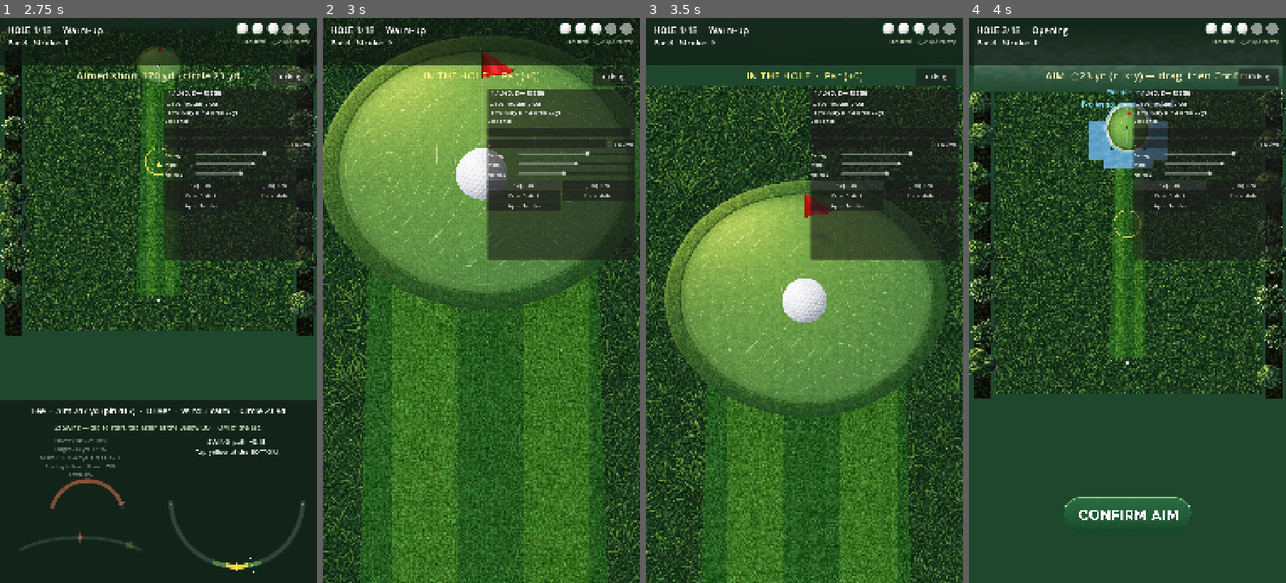
Above: before the commit, frames 1-4 (left to right).
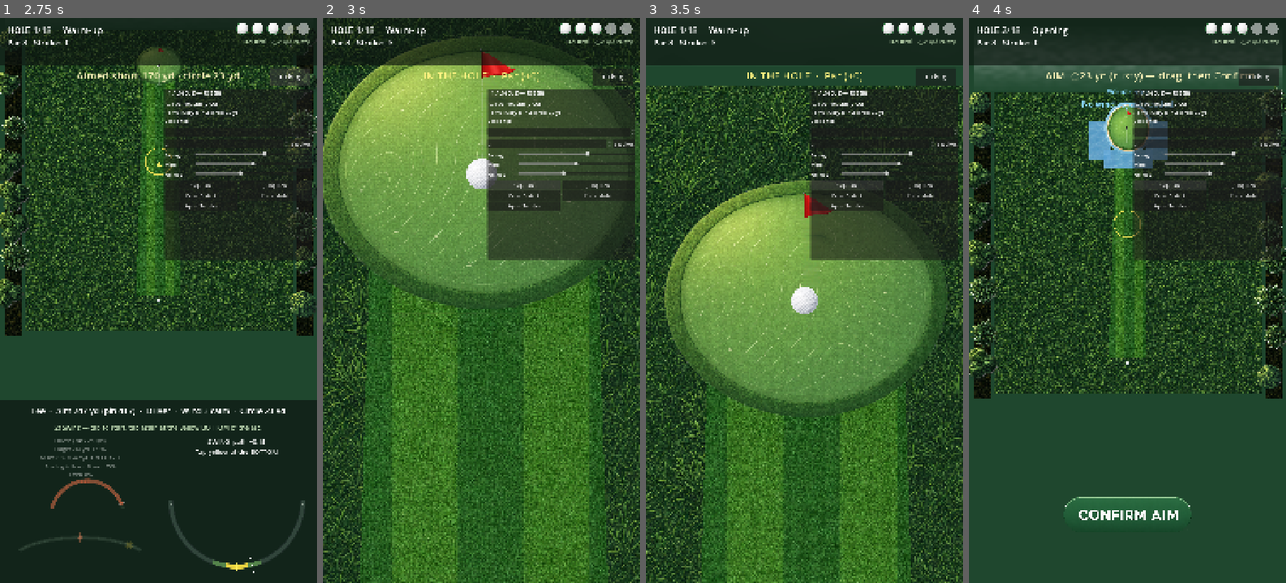
Above: after the commit, the same moments.

Repository: mendvibe-app/parorbetter
Game: Godot game, scene res://scenes/main.tscn
Same seed, same stepped clock (60 frames per second), same inputs: the game is played once before the commit and once after it.
Inputs (mouse positions are in pixels of both pictures, inside the frame that each line leads up to):
- Up to frame 1 (2.75 s): click (158, 515) at 0.5 s; tap Enter at 1.25 s; move the mouse to (228, 272) at 1.27 s; hold Right 1.28-2 s; hold Space (confirm_shot) 1.28-2 s; click (228, 272) at 1.42 s; click "Debug" at 2 s
- Up to frame 2 (3 s): click "Skip Hole" at 2.75 s
- Up to frame 3 (3.5 s): no input
- Up to frame 4 (4 s): click "Skip Hole" at 3.5 s

Frame 1 is identical in both runs. In frame 2, 0.7% of the frame differs, in the area x 42-58%, y 23-33%; in frame 3, 0.6%; in frame 4, nothing differs.

Commit message:
Keep ball world size constant on the green.
Putt zoom already magnifies the ball; the larger green radius was
stacking on top and made it look huge in close-ups.

Co-authored-by: mendvibe-app <mendvibe-app@users.noreply.github.com>

Diff:
--- a/scripts/ball/ball.gd
+++ b/scripts/ball/ball.gd
@@ -46,7 +46,6 @@
 
 
 const BALL_R := 9.0
-const BALL_R_GREEN := 15.0
 const TRAIL_TEX := preload("res://assets/ball/ball_trail.png")
 
 var _ball_scale: float = 1.0
@@ -196,22 +195,21 @@
 
 
 func _apply_lie_visual() -> void:
-	## Larger ball on green so putt close-ups stay readable.
-	var r := BALL_R_GREEN if _lie == "Green" else BALL_R
+	## One world radius always — putt zoom already enlarges on screen.
 	var tex_w := float(visual.texture.get_width()) if visual.texture else 961.0
-	_ball_scale = (r * 2.0) / tex_w
+	_ball_scale = (BALL_R * 2.0) / tex_w
 	visual.scale = Vector2.ONE * _ball_scale
 	# Shadow texture holds a wide soft ellipse; size it to a bit over ball width.
 	var sh_w := float(shadow.texture.get_width()) if shadow.texture else 512.0
-	_shadow_scale = ((r + 2.0) * 2.6) / sh_w
+	_shadow_scale = ((BALL_R + 2.0) * 2.6) / sh_w
 	shadow.scale = Vector2(_shadow_scale, _shadow_scale)
 	shadow.modulate.a = 0.85
 	# Glow ring ~2.6x ball diameter, spin arcs hug the ball.
 	if glow.texture:
-		_glow_scale = (r * 5.2) / float(glow.texture.get_width())
+		_glow_scale = (BALL_R * 5.2) / float(glow.texture.get_width())
 		glow.scale = Vector2.ONE * _glow_scale
 	if spin_fx.texture:
-		spin_fx.scale = Vector2.ONE * (r * 3.4) / float(spin_fx.texture.get_width())
+		spin_fx.scale = Vector2.ONE * (BALL_R * 3.4) / float(spin_fx.texture.get_width())
 
 
 func distance_traveled_yards() -> float:
